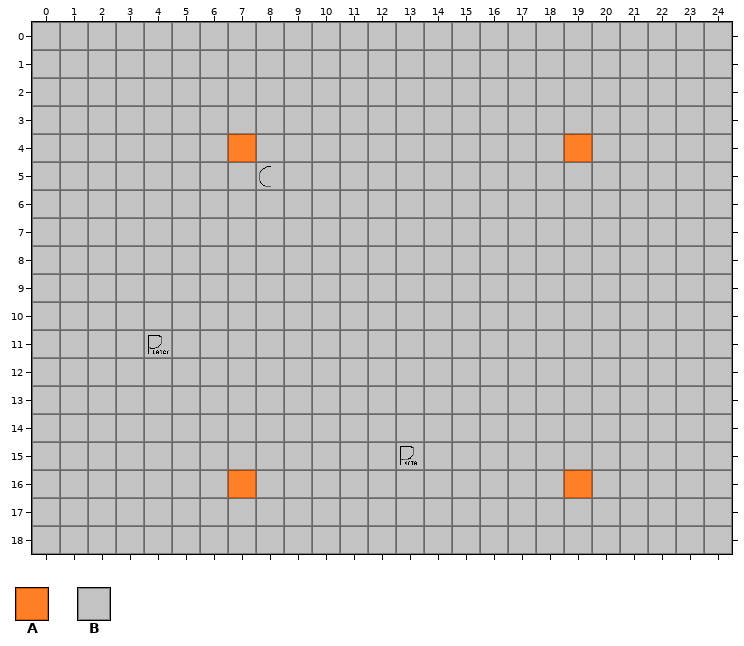
Tiled map (JSON) -- assets/tilemap/mapacomcasa.json. The picture above is the old version.
Cells are 32x32 px. Shown: x 0..24, y 0..18.
Key: from "tileset_tiled": A 0, B 9.
_ is an empty cell.
Layer "chao" before, first column x 0:
 0 BBBBBBBBBBBBBBBBBBBBBBBBB
 1 BBBBBBBBBBBBBBBBBBBBBBBBB
 2 BBBBBBBBBBBBBBBBBBBBBBBBB
 3 BBBBBBBBBBBBBBBBBBBBBBBBB
 4 BBBBBBBABBBBBBBBBBBABBBBB
 5 BBBBBBBBBBBBBBBBBBBBBBBBB
 6 BBBBBBBBBBBBBBBBBBBBBBBBB
 7 BBBBBBBBBBBBBBBBBBBBBBBBB
 8 BBBBBBBBBBBBBBBBBBBBBBBBB
 9 BBBBBBBBBBBBBBBBBBBBBBBBB
10 BBBBBBBBBBBBBBBBBBBBBBBBB
11 BBBBBBBBBBBBBBBBBBBBBBBBB
12 BBBBBBBBBBBBBBBBBBBBBBBBB
13 BBBBBBBBBBBBBBBBBBBBBBBBB
14 BBBBBBBBBBBBBBBBBBBBBBBBB
15 BBBBBBBBBBBBBABBBBBBBBBBB
16 BBBBBBBABBBBBBBBBBBABBBBB
17 BBBBBBBBBBBBBBBBBBBBBBBBB
18 BBBBBBBBBBBBBBBBBBBBBBBBB
Once edited:
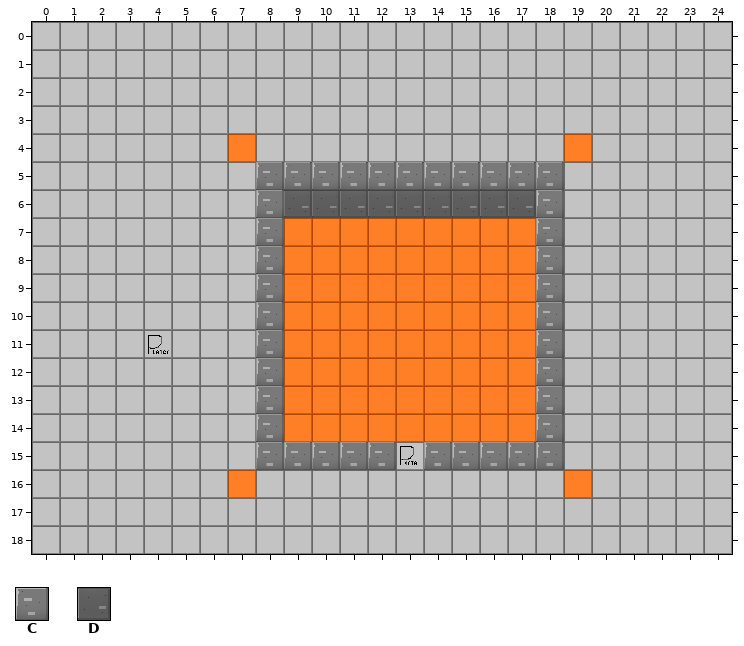
Further tiles: from "tileset_tiled": C 23, D 31.
Tiles of an added or newly shown layer are drawn over the layers below it.
Diff:
{"where": "layer \"chao\""}
{"y":7,"x":9,"old":"BBBBBBBBB","new":"AAAAAAAAA"}
{"y":8,"x":9,"old":"BBBBBBBBB","new":"AAAAAAAAA"}
{"y":9,"x":9,"old":"BBBBBBBBB","new":"AAAAAAAAA"}
{"y":10,"x":9,"old":"BBBBBBBBB","new":"AAAAAAAAA"}
{"y":11,"x":9,"old":"BBBBBBBBB","new":"AAAAAAAAA"}
{"y":12,"x":9,"old":"BBBBBBBBB","new":"AAAAAAAAA"}
{"y":13,"x":9,"old":"BBBBBBBBB","new":"AAAAAAAAA"}
{"y":14,"x":9,"old":"BBBBBBBBB","new":"AAAAAAAAA"}
{"where": "layer \"paredes\" (added)"}
{"y":5,"x":8,"old":"___________","new":"CCCCCCCCCCC"}
{"y":6,"x":8,"old":"___________","new":"CDDDDDDDDDC"}
{"y":7,"x":8,"old":"_","new":"C"}
{"y":7,"x":18,"old":"_","new":"C"}
{"y":8,"x":8,"old":"_","new":"C"}
{"y":8,"x":18,"old":"_","new":"C"}
{"y":9,"x":8,"old":"_","new":"C"}
{"y":9,"x":18,"old":"_","new":"C"}
{"y":10,"x":8,"old":"_","new":"C"}
{"y":10,"x":18,"old":"_","new":"C"}
{"y":11,"x":8,"old":"_","new":"C"}
{"y":11,"x":18,"old":"_","new":"C"}
{"y":12,"x":8,"old":"_","new":"C"}
{"y":12,"x":18,"old":"_","new":"C"}
{"y":13,"x":8,"old":"_","new":"C"}
{"y":13,"x":18,"old":"_","new":"C"}
{"y":14,"x":8,"old":"_","new":"C"}
{"y":14,"x":18,"old":"_","new":"C"}
{"y":15,"x":8,"old":"_____","new":"CCCCC"}
{"y":15,"x":14,"old":"_____","new":"CCCCC"}
